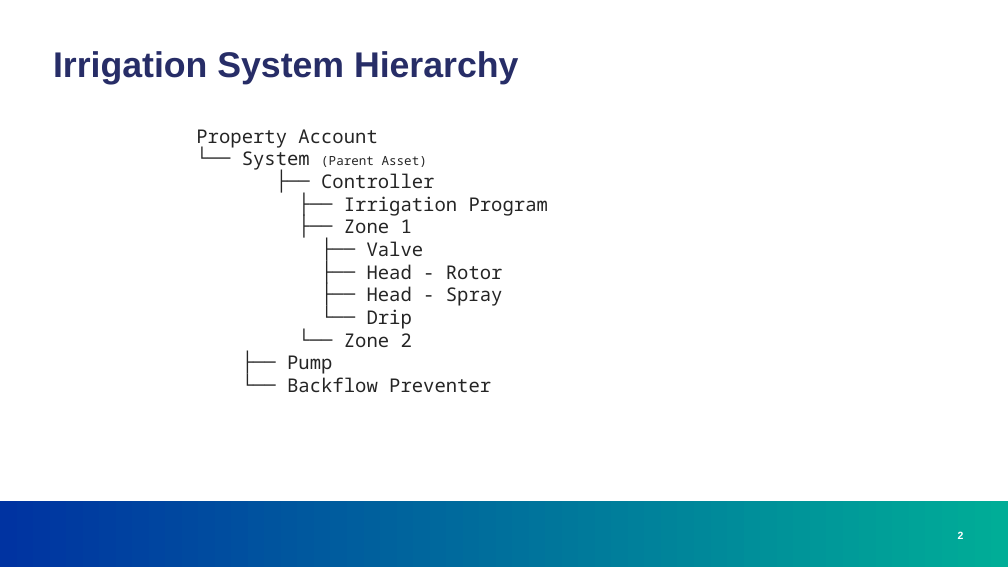
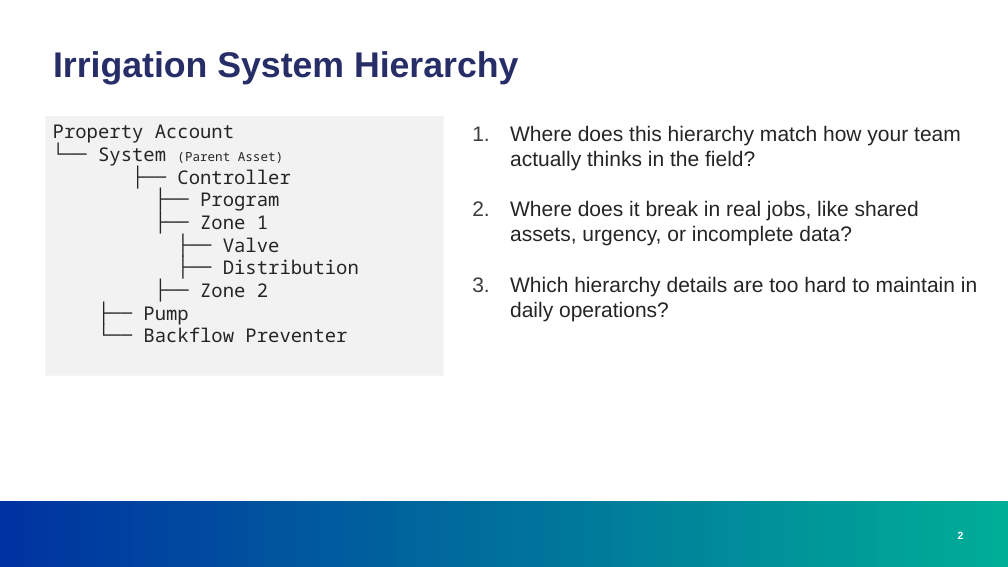
Before and after one commit to greg-e/irrigation, a slide deck: slide 2 of fsm_irrigation.pptx. Drawn at 1008x567 pixels with LibreOffice and Linux fonts; fonts in the diff are those of the drawing; background and template pictures are left out. Boxes give left, top, right and bottom in pixels: in the first picture for what was removed or moved away, otherwise in the second. Text is boxed around its words. In the diff, an @@ line names an element or a change of style, - is before the commit and + after.

```diff
--- a/fsm_irrigation.pptx
+++ b/fsm_irrigation.pptx
@@ rectangle "Property Account": place and size @@
-rectangle "Property Account" at box(196, 129, 548, 392)
+rectangle "Property Account" at box(45, 116, 444, 376)
@@ rectangle "Property Account" at box(45, 116, 444, 376): fill none to #F2F2F2 @@
@@ text added at box(510, 125, 977, 322), 20 pt, text #252525 @@
+1. Where does this hierarchy match how your team actually thinks in the field?
+2. Where does it break in real jobs, like shared assets, urgency, or incomplete data?
+3. Which hierarchy details are too hard to maintain in daily operations?
@@ text in rectangle at box(200, 192, 279, 211): text changed @@
-├── Irrigation Program
+├── Program
@@ text in rectangle at box(200, 259, 359, 297): text changed @@
-├── Head - Rotor
-├── Head - Spray
-└── Drip
-└── Zone 2
+├── Distribution
+├── Zone 2
```
Also in this commit, not shown: 1 other slide changed, 5 slides added, 5 slides removed, 10 other files.
